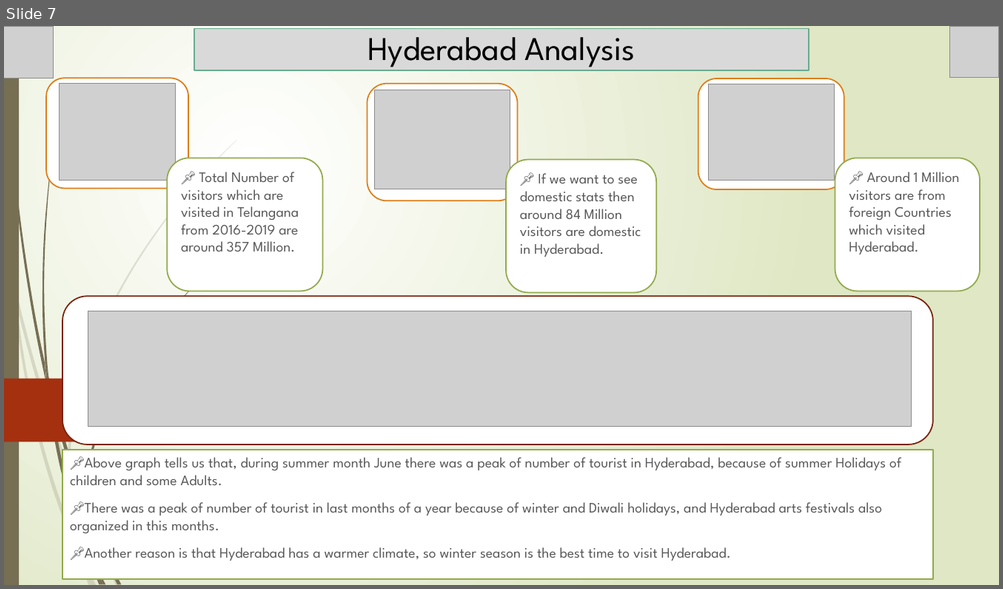
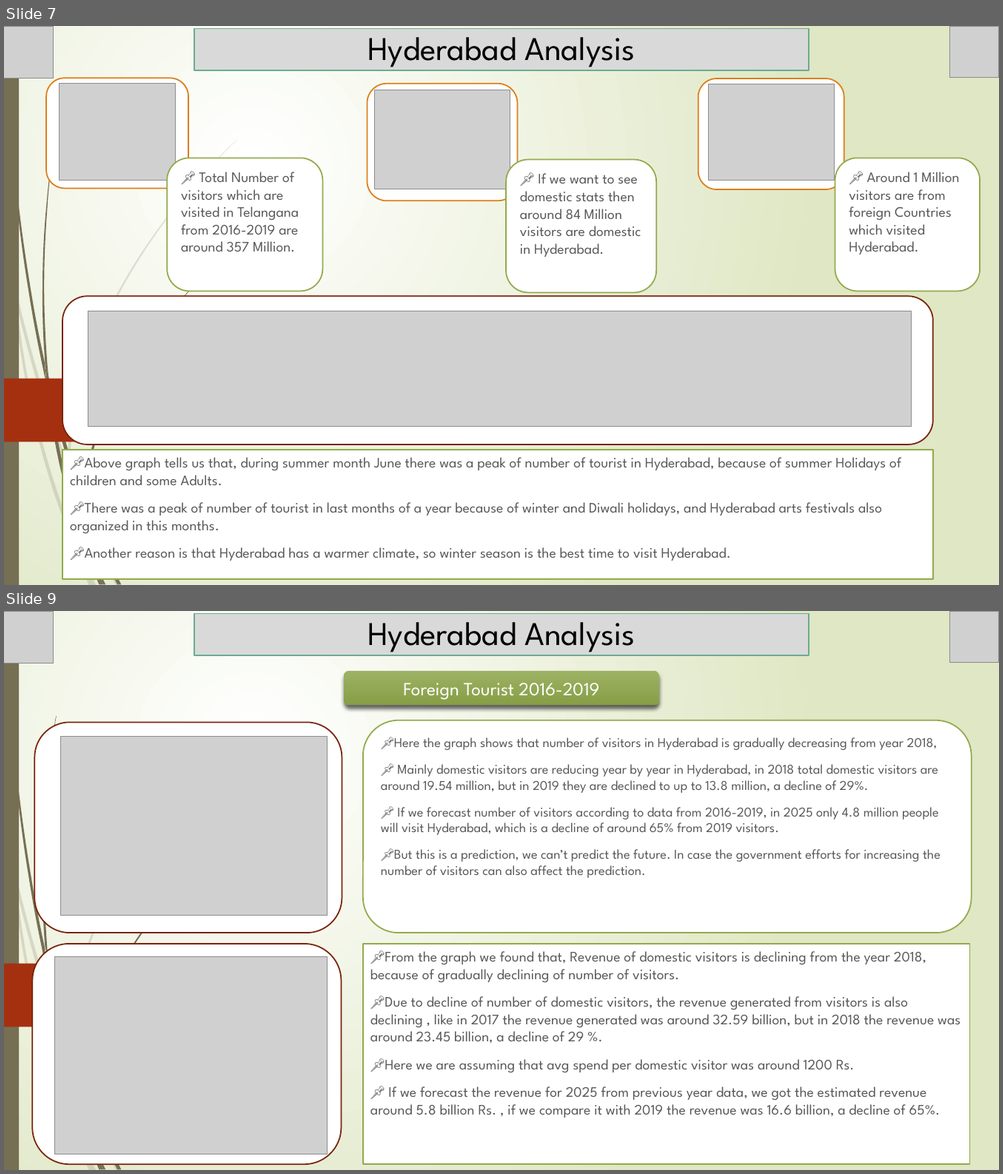
Before and after one commit to Kartik-Lohar/Telangana_Tourism, a slide deck: Tourism Challenge by Codebasics.pptx. Shown one above the other, each under a label of ours: slide 7 before the commit, slides 7 and 9 after it; the slides between them are not shown. The pictures are 1003x589 and 1003x1174 pixels, drawn with LibreOffice and Linux fonts; fonts in the diff are those of the drawing; grey boxes stand for pictures. Boxes give left, top, right and bottom in pixels: in the first picture for what was removed or moved away, otherwise in the second. Text is boxed around its words. In the diff, an @@ line names an element or a change of style, - is before the commit and + after.

Commit message:
added hyderabad slide

```diff
--- a/Tourism Challenge by Codebasics.pptx
+++ b/Tourism Challenge by Codebasics.pptx
@@ slide 9 added at (x1=4, y1=611, x2=999, y2=1170), background gradient #FFFFFF to #DFE8C4; not listed: 17 template elements that a slide beside it also shows @@
@@ picture added at (x1=4, y1=612, x2=54, y2=664) @@
@@ title added at (x1=194, y1=613, x2=809, y2=655), fill #D9D9D9, outline #6AAC91 1.25 pt, 32 pt, text #000000 @@
+Hyderabad Analysis
@@ picture added at (x1=949, y1=612, x2=999, y2=663) @@
@@ rounded rectangle added at (x1=344, y1=671, x2=659, y2=705), fill gradient #9DB265 to #889E47, 18 pt, text #FFFFFF @@
+Foreign Tourist 2016-2019
@@ rounded rectangle added at (x1=363, y1=721, x2=971, y2=934), fill #FFFFFF, outline #92AA4C 1.25 pt, 12.9 pt, text #595959 @@
+📌Here the graph shows that number of visitors in Hyderabad is gradually decreasing from year 2018,
+📌 Mainly domestic visitors are reducing year by year in Hyderabad, in 2018 total domestic visitors are around 19.54 million, but in 2019 they are declined to up to 13.8 million, a decline of 29%.
+📌 If we forecast number of visitors according to data from 2016-2019, in 2025 only 4.8 million people will visit Hyderabad, which is a decline of around 65% from 2019 visitors.
+📌But this is a prediction, we can’t predict the future. In case the government efforts for increasing the number of visitors can also affect the prediction.
@@ rounded rectangle added at (x1=34, y1=722, x2=342, y2=933), fill #FFFFFF, outline #7A240C 1.25 pt @@
@@ picture added at (x1=61, y1=736, x2=327, y2=915) @@
@@ rounded rectangle added at (x1=32, y1=944, x2=341, y2=1165), fill #FFFFFF, outline #7A240C 1.25 pt @@
@@ picture added at (x1=55, y1=957, x2=327, y2=1155) @@
@@ subtitle added at (x1=363, y1=944, x2=970, y2=1165), fill #FFFFFF, outline #92AA4C 1.25 pt, 14 pt, text #595959 @@
+📌From the graph we found that, Revenue of domestic visitors is declining from the year 2018, because of gradually declining of number of visitors.
+📌Due to decline of number of domestic visitors, the revenue generated from visitors is also declining , like in 2017 the revenue generated was around 32.59 billion, but in 2018 the revenue was around 23.45 billion, a decline of 29 %.
+📌Here we are assuming that avg spend per domestic visitor was around 1200 Rs.
+📌 If we forecast the revenue for 2025 from previous year data, we got the estimated revenue around 5.8 billion Rs. , if we compare it with 2019 the revenue was 16.6 billion, a decline of 65%.
```
Also in this commit, not shown: 1 slide changed.
